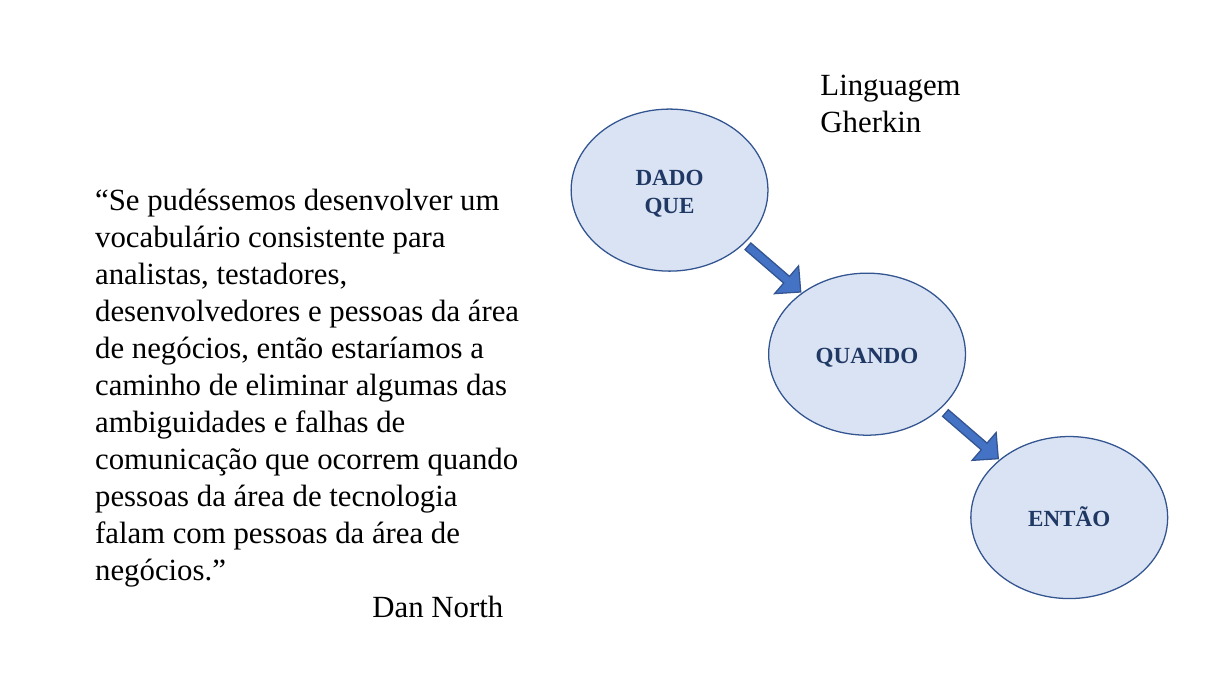
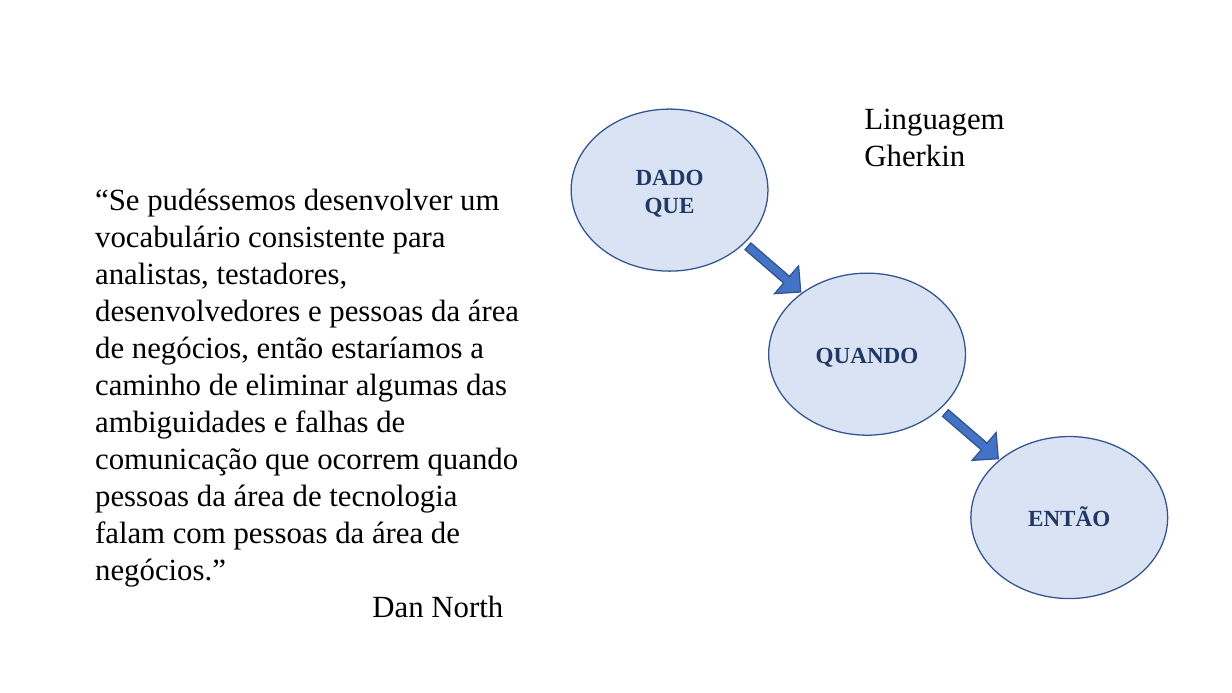
Before and after one commit to feevars/fatec4SEM, a slide deck: slide 5 of 2SEM/IES100 - Engenharia de Software I/BDD - Behavior Driven Development/apresentacao-oficial_BDD.pptx. Drawn at 1232x693 pixels with LibreOffice and Linux fonts; fonts in the diff are those of the drawing. Boxes give left, top, right and bottom in pixels: in the first picture for what was removed or moved away, otherwise in the second. Text is boxed around its words. In the diff, an @@ line names an element or a change of style, - is before the commit and + after.

```diff
--- a/2SEM/IES100 - Engenharia de Software I/BDD - Behavior Driven Development/apresentacao-oficial_BDD.pptx
+++ b/2SEM/IES100 - Engenharia de Software I/BDD - Behavior Driven Development/apresentacao-oficial_BDD.pptx
@@ text "Linguagem Gherkin": place and size @@
-text "Linguagem Gherkin" at [820, 74, 960, 133]
+text "Linguagem Gherkin" at [864, 108, 1004, 167]
```
Also in this commit, not shown: 5 other slides changed, 1 slide added.
